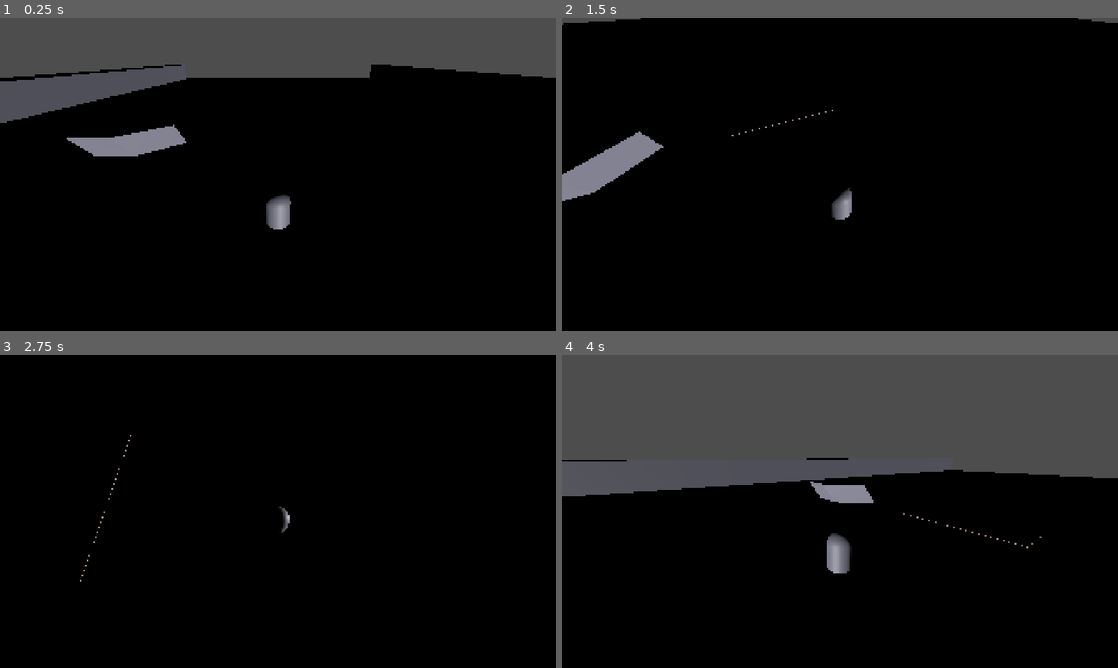
Above: before the commit, frames 1-4 (two rows, left to right).
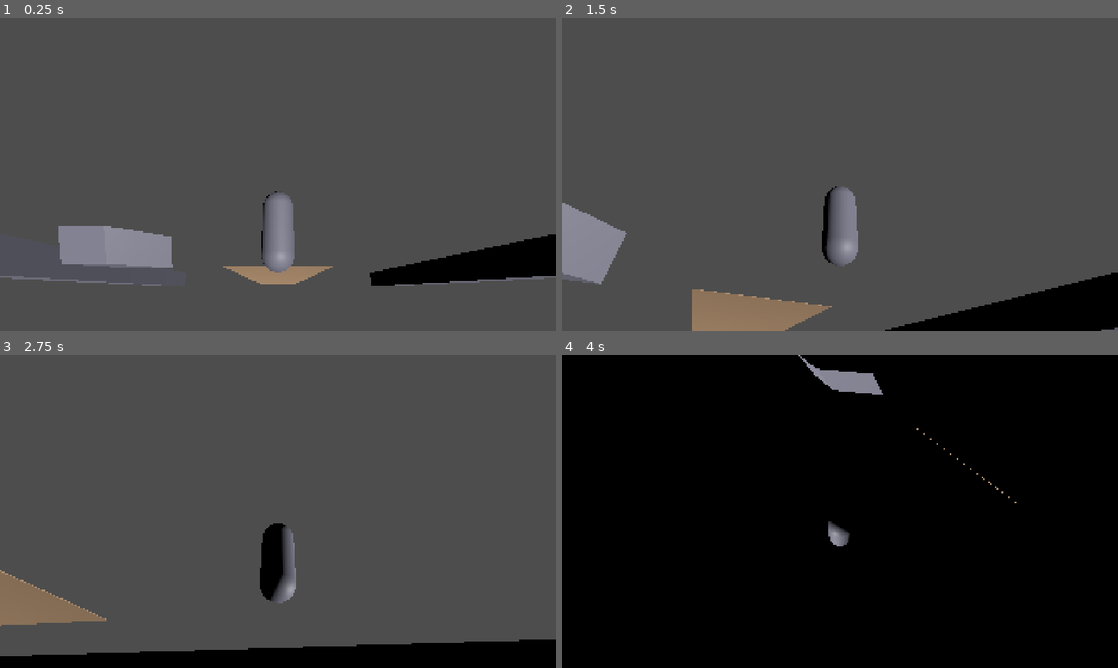
Above: after the commit, the same moments.

Repository: endrawes0/OpenMMO
Game: Godot game, scene res://scenes/GameWorld.tscn
Same seed, same stepped clock (60 frames per second), same inputs: the game is played once before the commit and once after it. This scene is started directly instead of the project's main scene.
Inputs (mouse positions are in pixels of both pictures, inside the frame that each line leads up to):
- Up to frame 1 (0.25 s): no input
- Up to frame 2 (1.5 s): tap Enter at 0.5 s; move the mouse to (962, 158) at 0.52 s; hold D 0.53-1.25 s; tap Tab at 0.6 s; click (962, 158) at 0.67 s; tap Space at 0.77, 1.25 s; drag from (728, 190) to (812, 237) at 1.27 s
- Up to frame 3 (2.75 s): tap Enter at 2 s; move the mouse to (333, 442) at 2.02 s; hold D from 2.03 s (still down); tap 2 at 2.1 s
- Up to frame 4 (4 s): release D at 2.75 s; tap Space at 2.75, 3.77 s; drag from (812, 574) to (673, 464) at 2.77 s; tap Enter at 3.5 s; move the mouse to (1006, 558) at 3.52 s; hold A from 3.53 s (still down); tap 4 at 3.6 s

The runs differ from the first frame. In frame 1, 76% of the frame differs, in the area x 0-100%, y 14-100%; in frame 2, 95%, in the area x 0-100%, y 0-100%; in frame 3, 93%; in frame 4, 41%.

Commit message:
feat(client): implement proper third-person camera controls
- WASD movement: works with existing input system
- Left drag: revolves camera around player horizontally and vertically
- Right drag left/right: rotates player (camera follows player rotation)
- Right drag up/down: revolves camera above/below player with 60° max above, 45° max below
- Mouse wheel: zooms camera in/out with first-person minimum distance
- Proper angle clamping and smooth transitions

Controls now match standard third-person RPG camera behavior.

Diff:
--- a/client/scripts/GameWorld.gd
+++ b/client/scripts/GameWorld.gd
@@ -2,10 +2,10 @@
 
 const MOVE_SPEED := 4.5
 const ACCELERATION := 12.0
-const CAMERA_MIN_DISTANCE := 2.5
+const CAMERA_MIN_DISTANCE := 0.5  # First person distance
 const CAMERA_MAX_DISTANCE := 12.0
-const CAMERA_MIN_PITCH := deg_to_rad(-80.0)
-const CAMERA_MAX_PITCH := deg_to_rad(-15.0)
+const CAMERA_MIN_PITCH := deg_to_rad(-45.0)  # 45 degrees below player
+const CAMERA_MAX_PITCH := deg_to_rad(60.0)   # 60 degrees above player
 const CAMERA_SENSITIVITY := 0.005
 const CAMERA_ZOOM_STEP := 0.75
 const PLAYER_EYE_HEIGHT := 1.6
@@ -147,15 +147,23 @@
 	var player_yaw = player.rotation.y
 	var yaw = player_yaw + camera_orbit_offset
 	var focus_point = player.global_position + Vector3(0, PLAYER_EYE_HEIGHT, 0)
-	var horizontal_distance = camera_distance * cos(camera_pitch)
-	var height_offset = camera_distance * sin(camera_pitch) * -1.0
-	var offset = Vector3(
-		horizontal_distance * sin(yaw),
-		height_offset,
-		horizontal_distance * cos(yaw)
-	)
-	camera.global_position = focus_point + offset
-	camera.look_at(focus_point, Vector3.UP)
+
+	# Handle first person camera (very close to player)
+	if camera_distance <= CAMERA_MIN_DISTANCE:
+		camera.global_position = focus_point + Vector3(0, 0.1, 0)  # Slightly above eye level
+		camera.rotation = player.rotation
+		camera.rotation.x = -camera_pitch  # Apply pitch directly
+	else:
+		# Third person camera
+		var horizontal_distance = camera_distance * cos(camera_pitch)
+		var height_offset = camera_distance * sin(camera_pitch)
+		var offset = Vector3(
+			horizontal_distance * sin(yaw),
+			height_offset,
+			horizontal_distance * cos(yaw)
+		)
+		camera.global_position = focus_point + offset
+		camera.look_at(focus_point, Vector3.UP)
 
 func _handle_mouse_input(event) -> void:
 	if event is InputEventMouseButton:
@@ -186,12 +194,16 @@
 	var vertical_delta = -relative.y * CAMERA_SENSITIVITY
 
 	if left_dragging:
+		# Left drag: revolve camera around player
 		camera_orbit_offset = wrapf(camera_orbit_offset + horizontal_delta, -TAU, TAU)
-	if right_dragging:
+		camera_pitch = clamp(camera_pitch + vertical_delta, CAMERA_MIN_PITCH, CAMERA_MAX_PITCH)
+	elif right_dragging:
+		# Right drag left/right: rotate player (and camera relative to player)
 		player.rotate_y(horizontal_delta)
 		camera_orbit_offset = 0.0
 
-	camera_pitch = clamp(camera_pitch + vertical_delta, CAMERA_MIN_PITCH, CAMERA_MAX_PITCH)
+		# Right drag up/down: revolve camera above/below player with angle limits
+		camera_pitch = clamp(camera_pitch + vertical_delta, CAMERA_MIN_PITCH, CAMERA_MAX_PITCH)
 
 func _adjust_zoom(amount: float) -> void:
 	camera_distance = clamp(camera_distance + amount, CAMERA_MIN_DISTANCE, CAMERA_MAX_DISTANCE)
